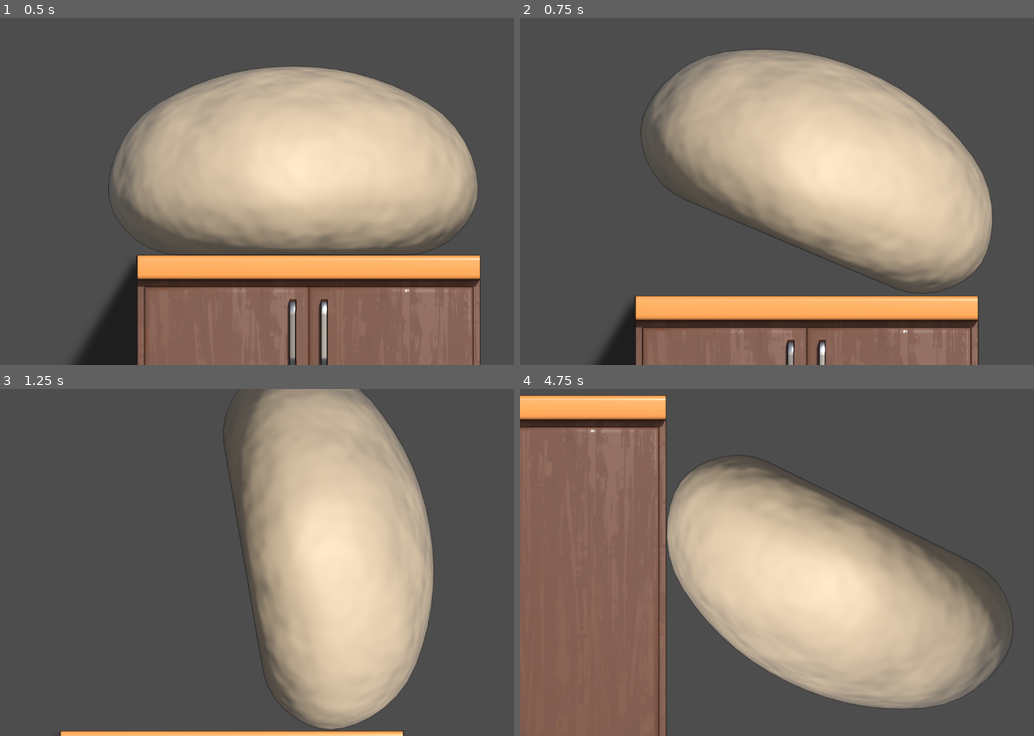
Above: before the commit, frames 1-4 (two rows, left to right).
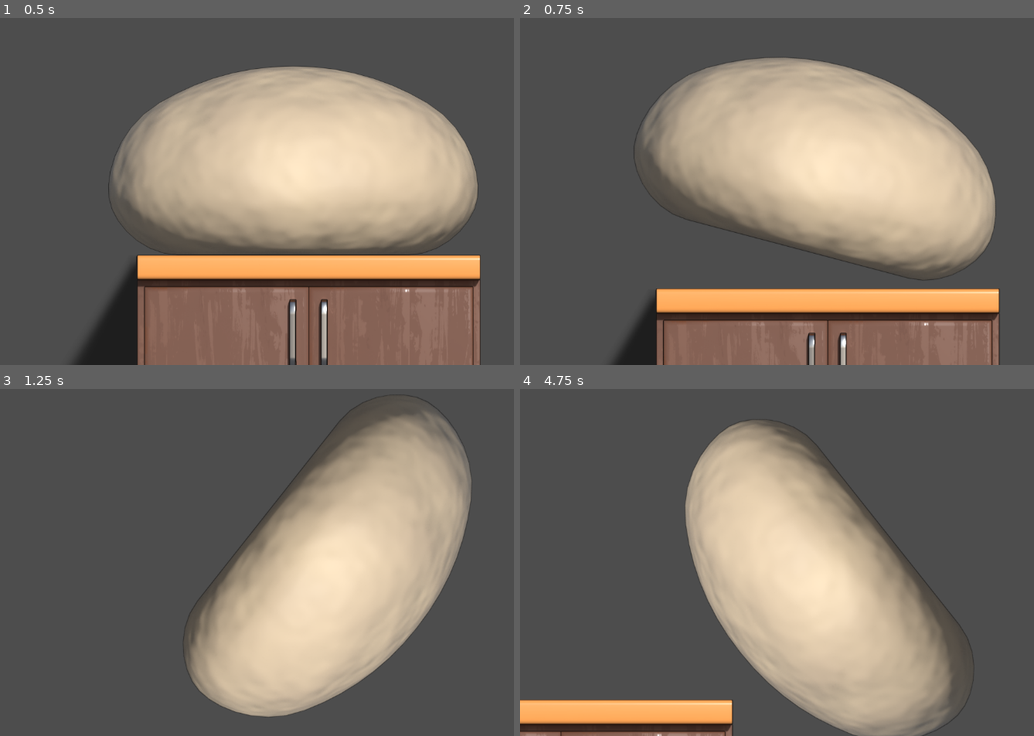
Above: after the commit, the same moments.

Repository: MichaelDLJones/Bread-Game
Game: Godot game, scene res://Scenes/game.tscn
Two runs of this game, one before a commit and one after it. Both use one fixed random seed, a clock stepped at 60 frames per second and the inputs below.
Inputs (mouse positions are in pixels of both pictures, inside the frame that each line leads up to):
- Up to frame 1 (0.5 s): no input
- Up to frame 2 (0.75 s): tap Enter (ui_accept) at 0.5, 0.6 s; move the mouse to (967, 174) at 0.52 s; hold Right (ui_right) from 0.53 s (still down); click (967, 174) at 0.67 s
- Up to frame 3 (1.25 s): keep holding Right (ui_right); tap Enter (ui_accept) at 0.77, 1.07 s
- Up to frame 4 (4.75 s): move the mouse to (705, 579) at 1.27 s; tap Enter (ui_accept) at 1.35, 1.52, 1.82, 2.1, 2.85, 3.02, 3.32, 3.6, 3.77, 4.07, 4.35, 4.52 s; move the mouse to (890, 486) at 2.02 s; release Right (ui_right) at 2.03 s; hold Left (ui_left) 2.03-2.78 s; move the mouse to (797, 631) at 2.77 s; hold Right (ui_right) 2.78-4.28 s; click (797, 631) at 2.92 s; move the mouse to (1013, 614) at 3.52 s; move the mouse to (643, 510) at 4.27 s; hold Left (ui_left) from 4.28 s (still down)

Frame 1 is identical in both runs. In frame 2, 15% of the frame differs, in the area x 14-94%, y 9-100%; in frame 3, 27%; in frame 4, 47%, in the area x 0-96%, y 1-100%.

Commit message:
rotational update
it didn't work uh oh stinky

Diff:
--- a/new-game-project/Scripts/player.gd
+++ b/new-game-project/Scripts/player.gd
@@ -1,26 +1,54 @@
 extends CharacterBody2D
 
-@export var move_speed: float = 300.0
+@export var move_speed: float = 500.0  # Increased base speed
 @export var jump_velocity: float = -400.0
-@export var roll_speed: float = 2.0
+@export var roll_speed: float = 15.0
+@export var momentum_factor: float = 0.95  # Slightly higher momentum preservation
+@export var rotation_influence: float = 1.2
+@export var base_traction: float = 250.0  # New value for minimum movement speed
 
 @onready var sprite: Sprite2D = $Sprite2D
+var angular_velocity: float = 0.0
 
 func _physics_process(delta: float) -> void:
-	# Apply gravity.
+	# Apply gravity with rotational influence
 	if not is_on_floor():
-		velocity.y += ProjectSettings.get("physics/2d/default_gravity") * delta
+		var gravity = ProjectSettings.get("physics/2d/default_gravity")
+		velocity.y += gravity * delta
+		velocity.x += sin(rotation) * gravity * delta * 0.5
 
-	# Handle jump.
+	# Handle jump - harder to control when rotated
 	if Input.is_action_just_pressed("ui_accept") and is_on_floor():
-		velocity.y = jump_velocity
+		velocity.y = jump_velocity * cos(rotation)
+		angular_velocity += velocity.x * 0.01
 
-	# Handle movement and rotation.
+	# Handle movement
 	var direction := Input.get_axis("ui_left", "ui_right")
 	if direction:
-		velocity.x = direction * move_speed
-		rotation += direction * roll_speed * delta
-	else:
-		velocity.x = move_toward(velocity.x, 0, move_speed)
+		# Base movement that ensures some progress
+		var base_movement = direction * base_traction * delta
+
+		# Chaotic movement influenced by rotation
+		var effective_speed = move_speed * (1.0 + sin(rotation) * rotation_influence)
+		var chaotic_movement = direction * effective_speed * delta
+
+		# Combine both movements, ensuring we always have some forward progress
+		velocity.x += base_movement + chaotic_movement
+		angular_velocity += direction * roll_speed * delta
+
+		# Add some unpredictability to rotation
+		if is_on_floor():
+			angular_velocity += direction * sin(rotation) * roll_speed * 0.5 * delta
+
+	# Apply momentum with minimum movement preservation
+	velocity.x *= momentum_factor
+	angular_velocity *= momentum_factor
+
+	# Higher speed cap for better progression
+	velocity.x = clamp(velocity.x, -move_speed * 3, move_speed * 3)
+	angular_velocity = clamp(angular_velocity, -PI * 2, PI * 2)
+
+	# Apply rotation
+	rotation += angular_velocity * delta
 
 	move_and_slide()
Not shown: 1 places in new-game-project/Scenes/Asset_Test_Scene.tscn that only renumber resources
Not shown: 1 places in new-game-project/Scenes/game.tscn that only renumber resources
